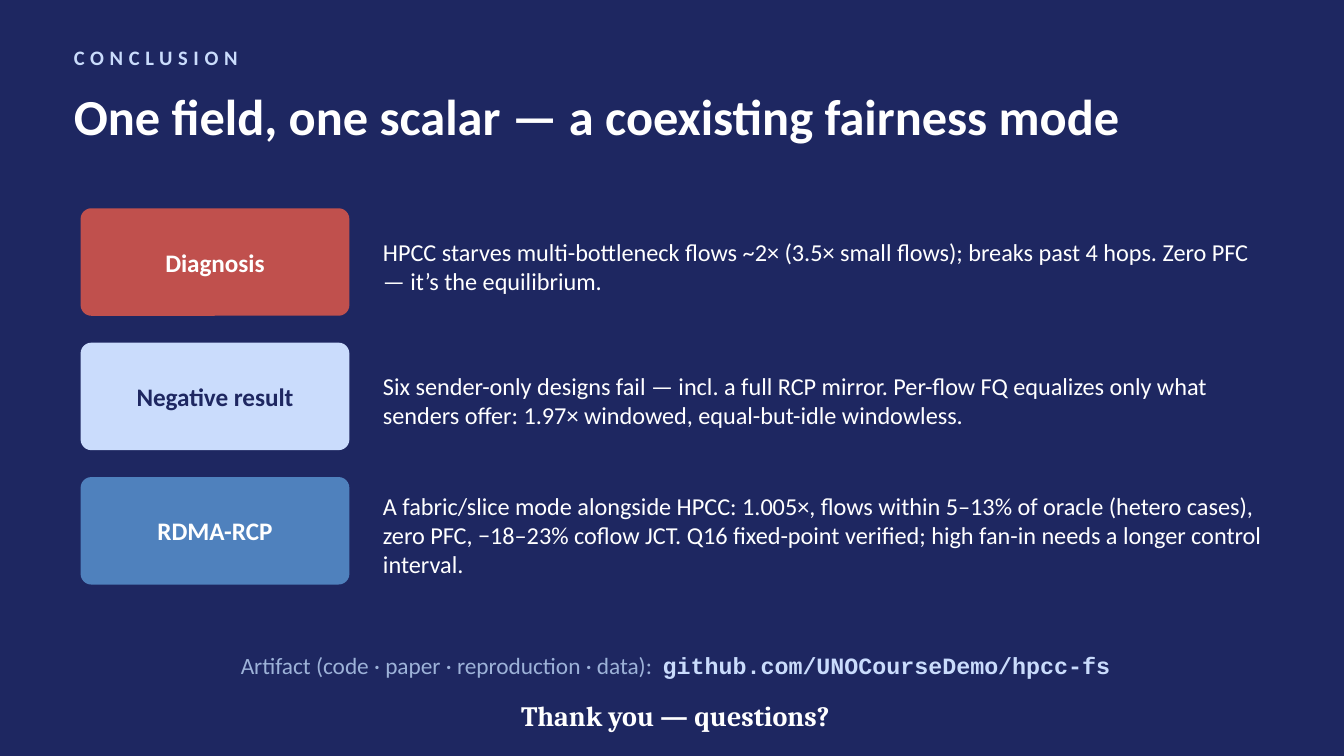
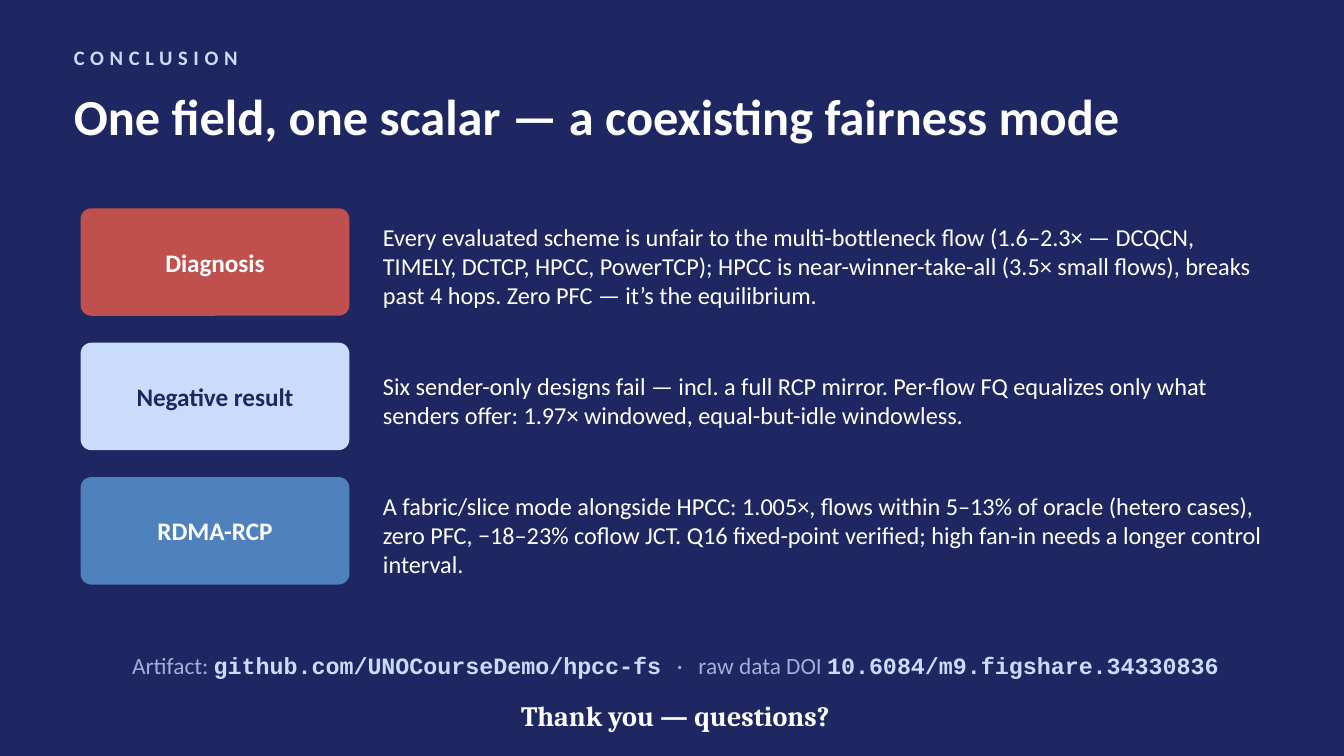
Before and after one commit to UNOCourseDemo/hpcc-fs, a slide deck: slide 17 of examples/hpcc/hpcc-fs/talk/ipccc2026-talk.pptx. Drawn at 1344x756 pixels with LibreOffice and Linux fonts; fonts in the diff are those of the drawing. Boxes give left, top, right and bottom in pixels: in the first picture for what was removed or moved away, otherwise in the second. Text is boxed around its words. In the diff, an @@ line names an element or a change of style, - is before the commit and + after.

```diff
--- a/examples/hpcc/hpcc-fs/talk/ipccc2026-talk.pptx
+++ b/examples/hpcc/hpcc-fs/talk/ipccc2026-talk.pptx
@@ text at <box>383,228,1250,308</box>: text changed @@
-HPCC starves multi-bottleneck flows ~2× (3.5× small flows); breaks past 4 hops. Zero PFC — it’s the equilibrium.
+Every evaluated scheme is unfair to the multi-bottleneck flow (1.6–2.3× — DCQCN, TIMELY, DCTCP, HPCC, PowerTCP); HPCC is near-winner-take-all (3.5× small flows), breaks past 4 hops. Zero PFC — it’s the equilibrium.
@@ text at <box>132,657,1219,679</box>: text changed; font Calibri to Courier New; text colour #9DB2D8 to #CADCFC; bold on @@
-Artifact (code · paper · reproduction · data): github.com/UNOCourseDemo/hpcc-fs
+Artifact: github.com/UNOCourseDemo/hpcc-fs · raw data DOI 10.6084/m9.figshare.34330836
```
Also in this commit, not shown: 2 other slides changed, 1 slide added, 3 other files.
